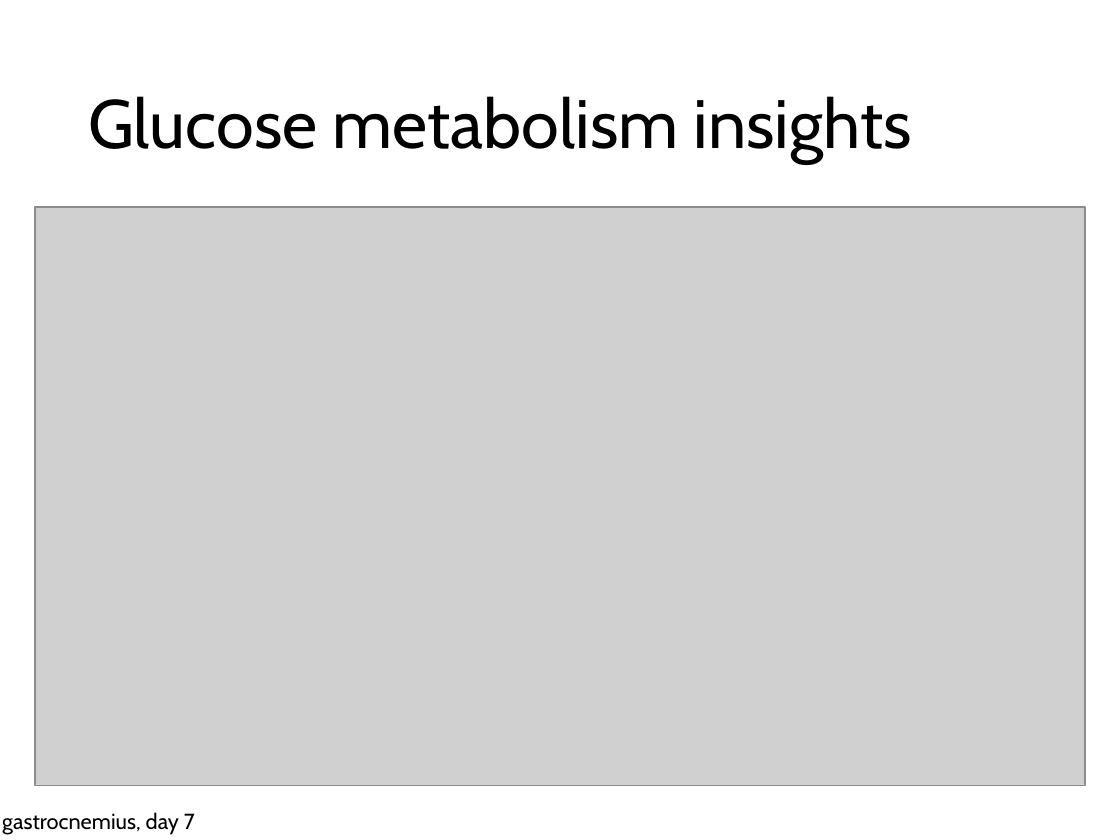
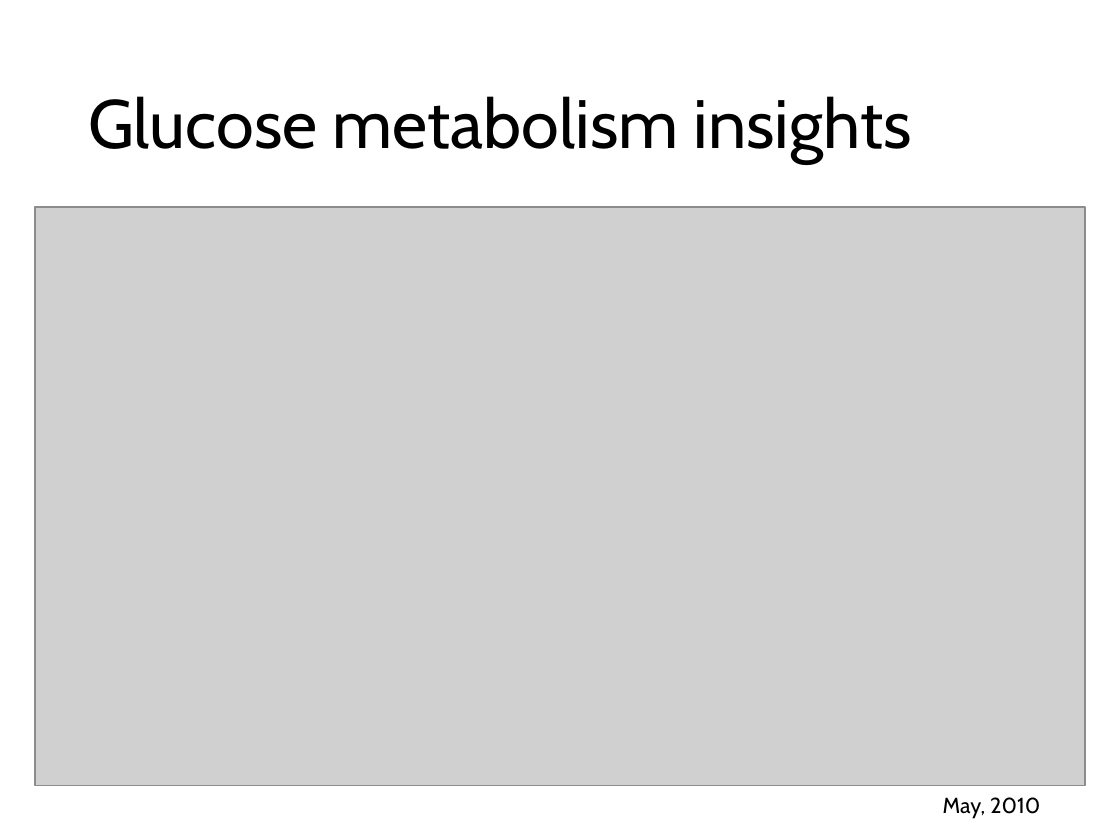
Before and after one commit to nvalexander/dissertation, a slide deck: slide 37 of defense.pptx. Drawn at 1120x840 pixels with LibreOffice and Linux fonts; fonts in the diff are those of the drawing; grey boxes stand for pictures. Boxes give left, top, right and bottom in pixels: in the first picture for what was removed or moved away, otherwise in the second. Text is boxed around its words. In the diff, an @@ line names an element or a change of style, - is before the commit and + after.

```diff
--- a/defense.pptx
+++ b/defense.pptx
@@ text added at (943, 797, 1040, 818), 14 pt, text #000000 @@
+May, 2010
@@ text removed at (2, 812, 195, 835) @@
-gastrocnemius, day 7
```
Also in this commit, not shown: 2 other files.
